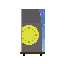
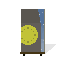
Revision of a layered w=64, h=64 image; what changed, layer by layer:
painted on "Layer 1" over bbox(21, 9, 45, 52)
added layer "Layer 1 copy" (10%) above "Background" over bbox(22, 44, 56, 55)
